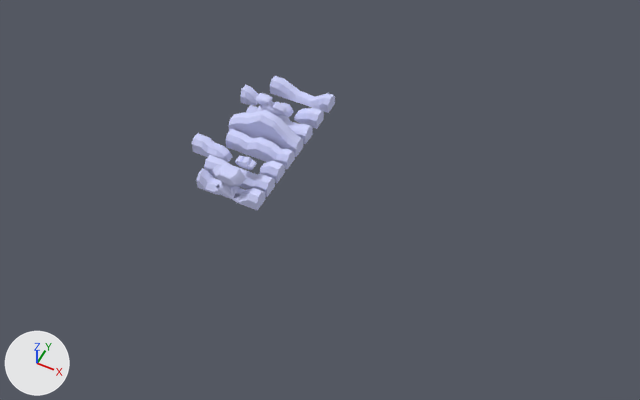
One commit to the FBX model Star Catcher Prototypes/Assets/Resources/Models/Smooth/LandRounded.fbx: the scene before it, then after it.
One viewpoint serves both versions: a 50 mm camera at (2.29, -3.32, 4.01) aimed at (0.65, -0.04, -0.1). Lighting does not change. The marker at lower left points along +X, +Y and +Z. Where no turn or scale is listed for an object, it has been applied to the vertices.

In view in the first picture: 'C1', 'C2', 'F1', 'Flat', 'I1', 'I2', 'I3', 'PlateauLeft', 'PlateauMiddle', 'SlopeDown', 'SlopeUp'.
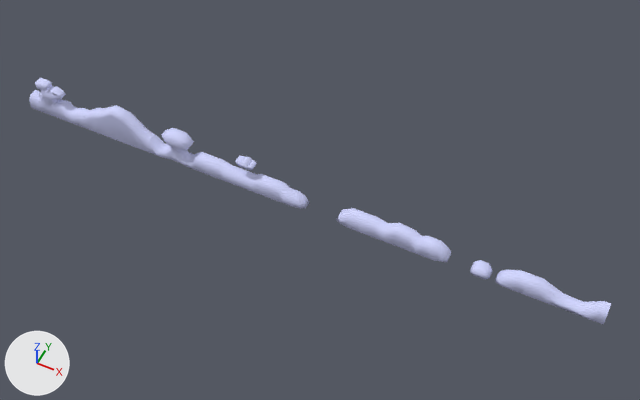
Location of each change, (x1, y1, x2, y2) in pixels of the pictures (640 x 400 px):
'SlopeUp', moved: before (228, 110, 303, 157); after (83, 105, 153, 152)
'PlateauMiddle', moved: before (196, 164, 266, 211); after (147, 128, 209, 174)
'Flat', moved: before (226, 129, 295, 169); after (358, 212, 435, 258)
'SlopeDown', moved: before (270, 76, 335, 113); after (525, 274, 611, 324)
'PlateauLeft', moved: before (246, 93, 313, 144); after (29, 78, 89, 128)
'C1', moved: before (192, 133, 233, 162); after (267, 178, 309, 209)
'I3', moved: before (294, 108, 324, 129); after (495, 270, 532, 295)
'C2', moved: before (259, 161, 285, 183); after (336, 208, 364, 232)
'I1', moved: before (240, 85, 259, 105); after (428, 238, 451, 262)
'I2', moved: before (281, 102, 293, 117); after (470, 260, 493, 279)

Edits to the bpy script that builds the scene:
```text
Change ob_slopedown:
    ob_slopedown.location: (0.39, 0.65, 0.0) -> (2.45, -0.19, 0.0)
Change ob_flat:
    ob_flat.location: (0.39, 0.07, 0.0) -> (1.44, -0.19, 0.0)
Change ob_i1:
    ob_i1.location: (-0.17, 0.48, 0.05) -> (1.45, -0.19, 0.05)
Change ob_plateauleft:
    ob_plateauleft.location: (0.39, 0.32, 0.0) -> (-0.96, -0.19, 0.0)
Change ob_slopeup:
    ob_slopeup.location: (0.39, 0.19, 0.001) -> (-0.47, -0.19, 0.0)
Change ob_plateaumiddle:
    ob_plateaumiddle.location: (0.39, -0.31, 0.0) -> (-0.05, -0.19, 0.0)
Change ob_c2:
    ob_c2.location: (0.38, -0.06, 0.05) -> (0.99, -0.19, 0.05)
Change ob_i2:
    ob_i2.location: (0.12, 0.48, 0.05) -> (1.74, -0.19, 0.05)
Change ob_c1:
    ob_c1.location: (-0.21, -0.06, 0.05) -> (0.4, -0.19, 0.05)
Change ob_i3:
    ob_i3.location: (0.38, 0.48, 0.05) -> (2.0, -0.19, 0.05)
```
